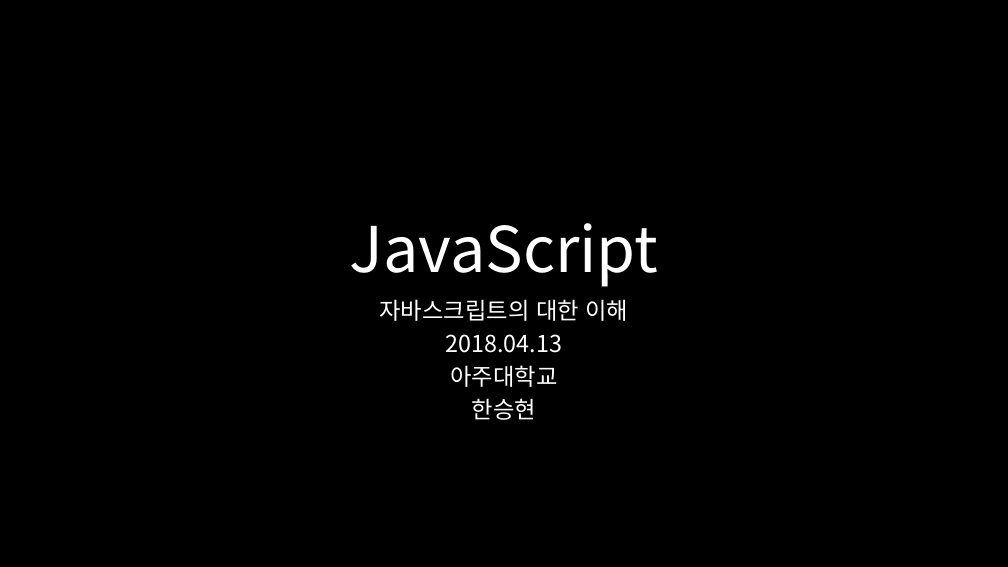
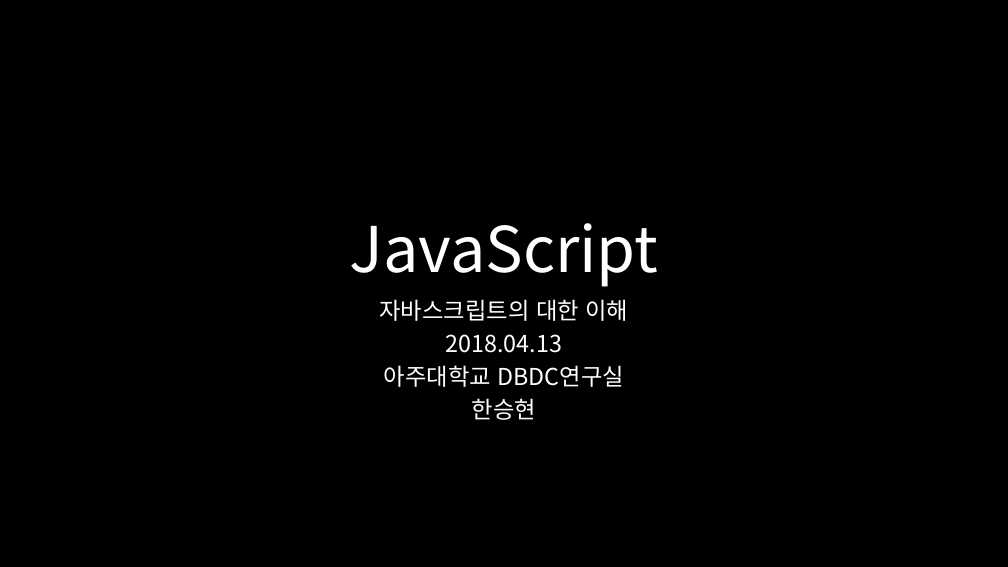
Before and after one commit to songhune/Webprogramming-Highschool, a slide deck: slide 1 of JavaScript/JavaScript.pptx. Drawn at 1008x567 pixels with LibreOffice and Linux fonts; fonts in the diff are those of the drawing. Boxes give left, top, right and bottom in pixels: in the first picture for what was removed or moved away, otherwise in the second. Text is boxed around its words. In the diff, an @@ line names an element or a change of style, - is before the commit and + after.

```diff
--- a/JavaScript/JavaScript.pptx
+++ b/JavaScript/JavaScript.pptx
@@ subtitle at [384, 365, 625, 387]: text changed @@
-아주대학교
+아주대학교 DBDC연구실
```
Also in this commit, not shown: 2 other slides changed, 36 slides added, 26 other files.
